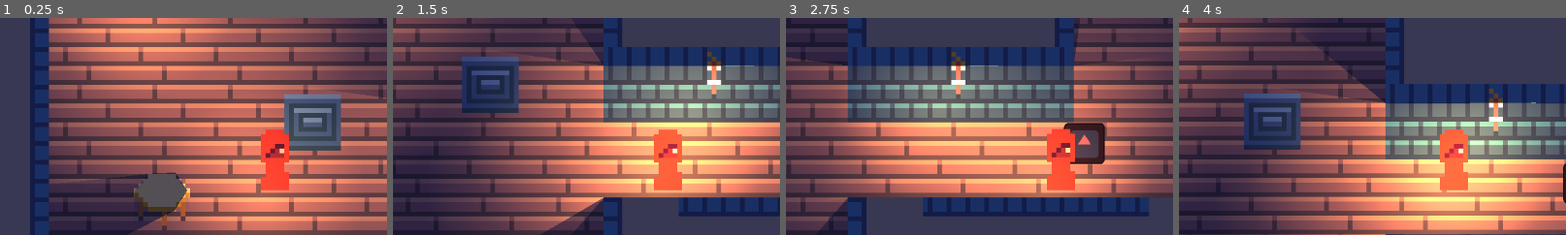
Above: before the commit, frames 1-4 (left to right).
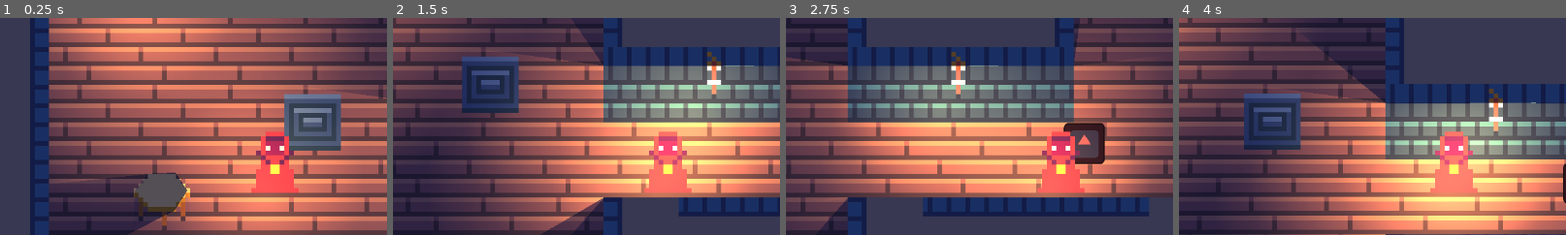
Above: after the commit, the same moments.

Repository: taborlin99/WizardStuff
Game: Godot game, scene res://scenes/main/main.tscn
Same seed, same stepped clock (60 frames per second), same inputs: the game is played once before the commit and once after it. The engine's default icon, where the game draws it, is replaced by a stand-in: a white triangle on a blue panel in a dark square.
Inputs (mouse positions are % of the whole screen's width and height, from its top left):
- Up to frame 1 (0.25 s): no input
- Up to frame 2 (1.5 s): tap Enter at 0.5 s; move the mouse to (72, 45) at 0.52 s; hold D (move_right) 0.53-1.28 s; click (72, 45) at 0.6 s; move the mouse to (30, 55) at 1.27 s; hold S (move_down) from 1.28 s (still down); click (30, 55) at 1.35 s
- Up to frame 3 (2.75 s): move the mouse to (60, 28) at 2.02 s; release S (move_down) at 2.03 s; hold D (move_right) from 2.03 s (still down); click (60, 28) at 2.1 s
- Up to frame 4 (4 s): move the mouse to (45, 70) at 2.77 s; release D (move_right) at 2.78 s; hold W (move_up) 2.78-3.53 s; click (45, 70) at 2.85 s; move the mouse to (80, 65) at 3.52 s; hold A (move_left) from 3.53 s (still down); click (80, 65) at 3.6 s
The pictures show only the part of the screen within x 15-64%, y 17-67%; the shares and areas given below are measured in that part.

The runs differ from the first frame. In frame 1, 2.4% of the frame differs, in the area x 64-78%, y 51-81%; in frame 2, 2.5%; in frame 3, 2.5%; in frame 4, 2.4%.

Commit message:
animation junk, maybe state machines

Diff:
--- /dev/null
+++ b/scenes/player/StateMachine.gd
@@ -0,0 +1,38 @@
+extends State
+
+@export var initial_state : State
+
+var current_state : State
+var states : Dictionary = {}
+
+func _ready():
+	for child in get_children():
+		if child is State:
+			states[child.name.to_lower()] = child
+			child.Transitioned.connect(on_child_transitioned)
+
+	if initial_state:
+		initial_state.Enter()
+		current_state = initial_state
+
+func _process(delta):
+	if current_state:
+		current_state.update(delta)
+
+func _physics_process(delta):
+	if current_state:
+		current_state.Physics_update(delta, null)
+
+func on_child_transitioned(state, new_state_name):
+	if state != current_state:
+		return
+
+	var new_state = state.get(new_state_name.to_lower())
+	if !new_state:
+		return
+
+	if current_state:
+		current_state.exit()
+
+	new_state.enter()
+	current_state = new_state
--- a/scenes/player/player.gd
+++ b/scenes/player/player.gd
@@ -1,6 +1,10 @@
 extends Entity
 
 @onready var direction : Vector2 = Vector2.ZERO
+@onready var animated_sprite = $AnimatedSprite2D
+
+func _ready():
+	pass
 
 func player_movement():
 	direction = Input.get_vector("move_left", "move_right", "move_up", "move_down")
@@ -23,3 +27,9 @@
 		spell.global_position = self.global_position
 		spell.rotation = get_angle_to(get_global_mouse_position())
 		spell.init()
+
+enum state
+{
+	STATE_IDLE,
+	STATE_WALKING
+	}
--- a/scenes/player/player.tscn
+++ b/scenes/player/player.tscn
@@ -1,7 +1,11 @@
-[gd_scene load_steps=6 format=3 uid="uid://c0hw3mqvrs8pi"]
+[gd_scene load_steps=53 format=3 uid="uid://c0hw3mqvrs8pi"]
 
 [ext_resource type="Script" path="res://scenes/player/player.gd" id="1_gq8pa"]
-[ext_resource type="Texture2D" uid="uid://c6yiyiohtfqtm" path="res://assets/red_wizard.png" id="1_mwjcq"]
+[ext_resource type="Texture2D" uid="uid://ckn0eb26q1wqh" path="res://assets/animations/player/wizard_walk_down.png" id="2_4s4l3"]
+[ext_resource type="Texture2D" uid="uid://dhumbmal7wlqv" path="res://assets/animations/player/wizard_walk_left.png" id="3_5epbn"]
+[ext_resource type="Texture2D" uid="uid://cquxgmv3bl3ih" path="res://assets/animations/player/wizard_walk_right.png" id="4_5e486"]
+[ext_resource type="Texture2D" uid="uid://y4vmrlq5mm45" path="res://assets/animations/player/wizard_walk_up.png" id="5_td42h"]
+[ext_resource type="Script" path="res://scenes/player/StateMachine.gd" id="6_xgef0"]
 
 [sub_resource type="CircleShape2D" id="CircleShape2D_4o18s"]
 radius = 4.0
@@ -15,6 +19,323 @@
 fill = 1
 fill_from = Vector2(0.480122, 0.547401)
 fill_to = Vector2(0.220183, 0.195719)
+
+[sub_resource type="AtlasTexture" id="AtlasTexture_vujbt"]
+atlas = ExtResource("2_4s4l3")
+region = Rect2(0, 0, 16, 16)
+
+[sub_resource type="AtlasTexture" id="AtlasTexture_o53qo"]
+atlas = ExtResource("2_4s4l3")
+region = Rect2(16, 0, 16, 16)
+
+[sub_resource type="AtlasTexture" id="AtlasTexture_igjuc"]
+atlas = ExtResource("2_4s4l3")
+region = Rect2(32, 0, 16, 16)
+
+[sub_resource type="AtlasTexture" id="AtlasTexture_ng81s"]
+atlas = ExtResource("2_4s4l3")
+region = Rect2(48, 0, 16, 16)
+
+[sub_resource type="AtlasTexture" id="AtlasTexture_yy66n"]
+atlas = ExtResource("2_4s4l3")
+region = Rect2(64, 0, 16, 16)
+
+[sub_resource type="AtlasTexture" id="AtlasTexture_vueik"]
+atlas = ExtResource("2_4s4l3")
+region = Rect2(80, 0, 16, 16)
+
+[sub_resource type="AtlasTexture" id="AtlasTexture_ptg5p"]
+atlas = ExtResource("2_4s4l3")
+region = Rect2(96, 0, 16, 16)
+
+[sub_resource type="AtlasTexture" id="AtlasTexture_d4jpw"]
+atlas = ExtResource("2_4s4l3")
+region = Rect2(112, 0, 16, 16)
+
+[sub_resource type="AtlasTexture" id="AtlasTexture_topr3"]
+atlas = ExtResource("2_4s4l3")
+region = Rect2(128, 0, 16, 16)
+
+[sub_resource type="AtlasTexture" id="AtlasTexture_6g1s4"]
+atlas = ExtResource("2_4s4l3")
+region = Rect2(144, 0, 16, 16)
+
+[sub_resource type="AtlasTexture" id="AtlasTexture_mr2kl"]
+atlas = ExtResource("2_4s4l3")
+region = Rect2(160, 0, 16, 16)
+
+[sub_resource type="AtlasTexture" id="AtlasTexture_58nrj"]
+atlas = ExtResource("2_4s4l3")
+region = Rect2(176, 0, 16, 16)
+
+[sub_resource type="AtlasTexture" id="AtlasTexture_c4hpk"]
+atlas = ExtResource("3_5epbn")
+region = Rect2(0, 0, 16, 16)
+
+[sub_resource type="AtlasTexture" id="AtlasTexture_volrw"]
+atlas = ExtResource("3_5epbn")
+region = Rect2(16, 0, 16, 16)
+
+[sub_resource type="AtlasTexture" id="AtlasTexture_b6xtp"]
+atlas = ExtResource("3_5epbn")
+region = Rect2(32, 0, 16, 16)
+
+[sub_resource type="AtlasTexture" id="AtlasTexture_4vkbb"]
+atlas = ExtResource("3_5epbn")
+region = Rect2(48, 0, 16, 16)
+
+[sub_resource type="AtlasTexture" id="AtlasTexture_5leca"]
+atlas = ExtResource("3_5epbn")
+region = Rect2(64, 0, 16, 16)
+
+[sub_resource type="AtlasTexture" id="AtlasTexture_0wkic"]
+atlas = ExtResource("3_5epbn")
+region = Rect2(80, 0, 16, 16)
+
+[sub_resource type="AtlasTexture" id="AtlasTexture_u8f5l"]
+atlas = ExtResource("3_5epbn")
+region = Rect2(96, 0, 16, 16)
+
+[sub_resource type="AtlasTexture" id="AtlasTexture_1joib"]
+atlas = ExtResource("3_5epbn")
+region = Rect2(112, 0, 16, 16)
+
+[sub_resource type="AtlasTexture" id="AtlasTexture_igvtb"]
+atlas = ExtResource("3_5epbn")
+region = Rect2(128, 0, 16, 16)
+
+[sub_resource type="AtlasTexture" id="AtlasTexture_27guy"]
+atlas = ExtResource("3_5epbn")
+region = Rect2(144, 0, 16, 16)
+
+[sub_resource type="AtlasTexture" id="AtlasTexture_0o7qq"]
+atlas = ExtResource("3_5epbn")
+region = Rect2(160, 0, 16, 16)
+
+[sub_resource type="AtlasTexture" id="AtlasTexture_khndd"]
+atlas = ExtResource("3_5epbn")
+region = Rect2(176, 0, 16, 16)
+
+[sub_resource type="AtlasTexture" id="AtlasTexture_5paio"]
+atlas = ExtResource("4_5e486")
+region = Rect2(0, 0, 16, 16)
+
+[sub_resource type="AtlasTexture" id="AtlasTexture_rk240"]
+atlas = ExtResource("4_5e486")
+region = Rect2(16, 0, 16, 16)
+
+[sub_resource type="AtlasTexture" id="AtlasTexture_r3pkc"]
+atlas = ExtResource("4_5e486")
+region = Rect2(32, 0, 16, 16)
+
+[sub_resource type="AtlasTexture" id="AtlasTexture_nqf5t"]
+atlas = ExtResource("4_5e486")
+region = Rect2(48, 0, 16, 16)
+
+[sub_resource type="AtlasTexture" id="AtlasTexture_u4p36"]
+atlas = ExtResource("4_5e486")
+region = Rect2(64, 0, 16, 16)
+
+[sub_resource type="AtlasTexture" id="AtlasTexture_mg0wj"]
+atlas = ExtResource("4_5e486")
+region = Rect2(80, 0, 16, 16)
+
+[sub_resource type="AtlasTexture" id="AtlasTexture_61il5"]
+atlas = ExtResource("4_5e486")
+region = Rect2(96, 0, 16, 16)
+
+[sub_resource type="AtlasTexture" id="AtlasTexture_iun02"]
+atlas = ExtResource("4_5e486")
+region = Rect2(112, 0, 16, 16)
+
+[sub_resource type="AtlasTexture" id="AtlasTexture_cfcv6"]
+atlas = ExtResource("4_5e486")
+region = Rect2(128, 0, 16, 16)
+
+[sub_resource type="AtlasTexture" id="AtlasTexture_sxmqg"]
+atlas = ExtResource("4_5e486")
+region = Rect2(144, 0, 16, 16)
+
+[sub_resource type="AtlasTexture" id="AtlasTexture_ggayd"]
+atlas = ExtResource("4_5e486")
+region = Rect2(160, 0, 16, 16)
+
+[sub_resource type="AtlasTexture" id="AtlasTexture_46c8k"]
+atlas = ExtResource("4_5e486")
+region = Rect2(176, 0, 16, 16)
+
+[sub_resource type="AtlasTexture" id="AtlasTexture_sui83"]
+atlas = ExtResource("5_td42h")
+region = Rect2(0, 0, 16, 16)
+
+[sub_resource type="AtlasTexture" id="AtlasTexture_4s65u"]
+atlas = ExtResource("5_td42h")
+region = Rect2(16, 0, 16, 16)
+
+[sub_resource type="AtlasTexture" id="AtlasTexture_8deey"]
+atlas = ExtResource("5_td42h")
+region = Rect2(32, 0, 16, 16)
+
+[sub_resource type="AtlasTexture" id="AtlasTexture_ln62x"]
+atlas = ExtResource("5_td42h")
+region = Rect2(48, 0, 16, 16)
+
+[sub_resource type="AtlasTexture" id="AtlasTexture_oa8uc"]
+atlas = ExtResource("5_td42h")
+region = Rect2(64, 0, 16, 16)
+
+[sub_resource type="AtlasTexture" id="AtlasTexture_ywraa"]
+atlas = ExtResource("5_td42h")
+region = Rect2(80, 0, 16, 16)
+
+[sub_resource type="SpriteFrames" id="SpriteFrames_f84nm"]
+animations = [{
+"frames": [{
+"duration": 1.0,
+"texture": SubResource("AtlasTexture_vujbt")
+}, {
+"duration": 1.0,
+"texture": SubResource("AtlasTexture_o53qo")
+}, {
+"duration": 1.0,
+"texture": SubResource("AtlasTexture_igjuc")
+}, {
+"duration": 1.0,
+"texture": SubResource("AtlasTexture_ng81s")
+}, {
+"duration": 1.0,
+"texture": SubResource("AtlasTexture_yy66n")
+}, {
+"duration": 1.0,
+"texture": SubResource("AtlasTexture_vueik")
+}, {
+"duration": 1.0,
+"texture": SubResource("AtlasTexture_ptg5p")
+}, {
+"duration": 1.0,
+"texture": SubResource("AtlasTexture_d4jpw")
+}, {
+"duration": 1.0,
+"texture": SubResource("AtlasTexture_topr3")
+}, {
+"duration": 1.0,
+"texture": SubResource("AtlasTexture_6g1s4")
+}, {
+"duration": 1.0,
+"texture": SubResource("AtlasTexture_mr2kl")
+}, {
+"duration": 1.0,
+"texture": SubResource("AtlasTexture_58nrj")
+}],
+"loop": true,
+"name": &"walk_down",
+"speed": 5.0
+}, {
+"frames": [{
+"duration": 1.0,
+"texture": SubResource("AtlasTexture_c4hpk")
+}, {
+"duration": 1.0,
+"texture": SubResource("AtlasTexture_volrw")
+}, {
+"duration": 1.0,
+"texture": SubResource("AtlasTexture_b6xtp")
+}, {
+"duration": 1.0,
+"texture": SubResource("AtlasTexture_4vkbb")
+}, {
+"duration": 1.0,
+"texture": SubResource("AtlasTexture_5leca")
+}, {
+"duration": 1.0,
+"texture": SubResource("AtlasTexture_0wkic")
+}, {
+"duration": 1.0,
+"texture": SubResource("AtlasTexture_u8f5l")
+}, {
+"duration": 1.0,
+"texture": SubResource("AtlasTexture_1joib")
+}, {
+"duration": 1.0,
+"texture": SubResource("AtlasTexture_igvtb")
+}, {
+"duration": 1.0,
+"texture": SubResource("AtlasTexture_27guy")
+}, {
+"duration": 1.0,
+"texture": SubResource("AtlasTexture_0o7qq")
+}, {
+"duration": 1.0,
+"texture": SubResource("AtlasTexture_khndd")
+}],
+"loop": true,
+"name": &"walk_left",
+"speed": 5.0
+}, {
+"frames": [{
+"duration": 1.0,
+"texture": SubResource("AtlasTexture_5paio")
+}, {
+"duration": 1.0,
+"texture": SubResource("AtlasTexture_rk240")
+}, {
+"duration": 1.0,
+"texture": SubResource("AtlasTexture_r3pkc")
+}, {
+"duration": 1.0,
+"texture": SubResource("AtlasTexture_nqf5t")
+}, {
+"duration": 1.0,
+"texture": SubResource("AtlasTexture_u4p36")
+}, {
+"duration": 1.0,
+"texture": SubResource("AtlasTexture_mg0wj")
+}, {
+"duration": 1.0,
+"texture": SubResource("AtlasTexture_61il5")
+}, {
+"duration": 1.0,
+"texture": SubResource("AtlasTexture_iun02")
+}, {
+"duration": 1.0,
+"texture": SubResource("AtlasTexture_cfcv6")
+}, {
+"duration": 1.0,
+"texture": SubResource("AtlasTexture_sxmqg")
+}, {
+"duration": 1.0,
+"texture": SubResource("AtlasTexture_ggayd")
+}, {
+"duration": 1.0,
+"texture": SubResource("AtlasTexture_46c8k")
+}],
+"loop": true,
+"name": &"walk_right",
+"speed": 5.0
+}, {
+"frames": [{
+"duration": 1.0,
+"texture": SubResource("AtlasTexture_sui83")
+}, {
+"duration": 1.0,
+"texture": SubResource("AtlasTexture_4s65u")
+}, {
+"duration": 1.0,
+"texture": SubResource("AtlasTexture_8deey")
+}, {
+"duration": 1.0,
+"texture": SubResource("AtlasTexture_ln62x")
+}, {
+"duration": 1.0,
+"texture": SubResource("AtlasTexture_oa8uc")
+}, {
+"duration": 1.0,
+"texture": SubResource("AtlasTexture_ywraa")
+}],
+"loop": true,
+"name": &"walk_up",
+"speed": 5.0
+}]
 
 [node name="player" type="CharacterBody2D"]
 collision_layer = 8
@@ -27,14 +348,18 @@
 position = Vector2(0, 4)
 shape = SubResource("CircleShape2D_4o18s")
 
-[node name="Sprite2D" type="Sprite2D" parent="."]
-texture = ExtResource("1_mwjcq")
-region_enabled = true
-region_rect = Rect2(5, 2, 6, 13)
-
 [node name="PointLight2D" type="PointLight2D" parent="."]
 color = Color(0.501961, 0.443137, 0.164706, 1)
 energy = 3.24
 shadow_enabled = true
 texture = SubResource("GradientTexture2D_ij8p6")
 texture_scale = 2.0
+
+[node name="AnimatedSprite2D" type="AnimatedSprite2D" parent="."]
+sprite_frames = SubResource("SpriteFrames_f84nm")
+animation = &"walk_down"
+
+[node name="StateMachine" type="Node" parent="."]
+script = ExtResource("6_xgef0")
+
+[node name="AnimationPlayer" type="AnimationPlayer" parent="."]
--- /dev/null
+++ b/scripts/states/idle.gd
@@ -0,0 +1,2 @@
+extends State
+class_name Idle
--- /dev/null
+++ b/scripts/states/state.gd
@@ -0,0 +1,13 @@
+extends Node
+class_name State
+
+signal Transitioned
+
+func Enter():
+	pass
+func Exit():
+	pass
+func Update(_delta, float):
+	pass
+func Physics_update(_delta, float):
+	pass
Binary file added: assets/animations/player/wizard_walk_down.png
Not shown, added: assets/animations/player/wizard_walk_down.png.import
Binary file added: assets/animations/player/wizard_walk_left.png
Not shown, added: assets/animations/player/wizard_walk_left.png.import
Binary file added: assets/animations/player/wizard_walk_right.png
Not shown, added: assets/animations/player/wizard_walk_right.png.import
Binary file added: assets/animations/player/wizard_walk_up.png
Not shown, added: assets/animations/player/wizard_walk_up.png.import
